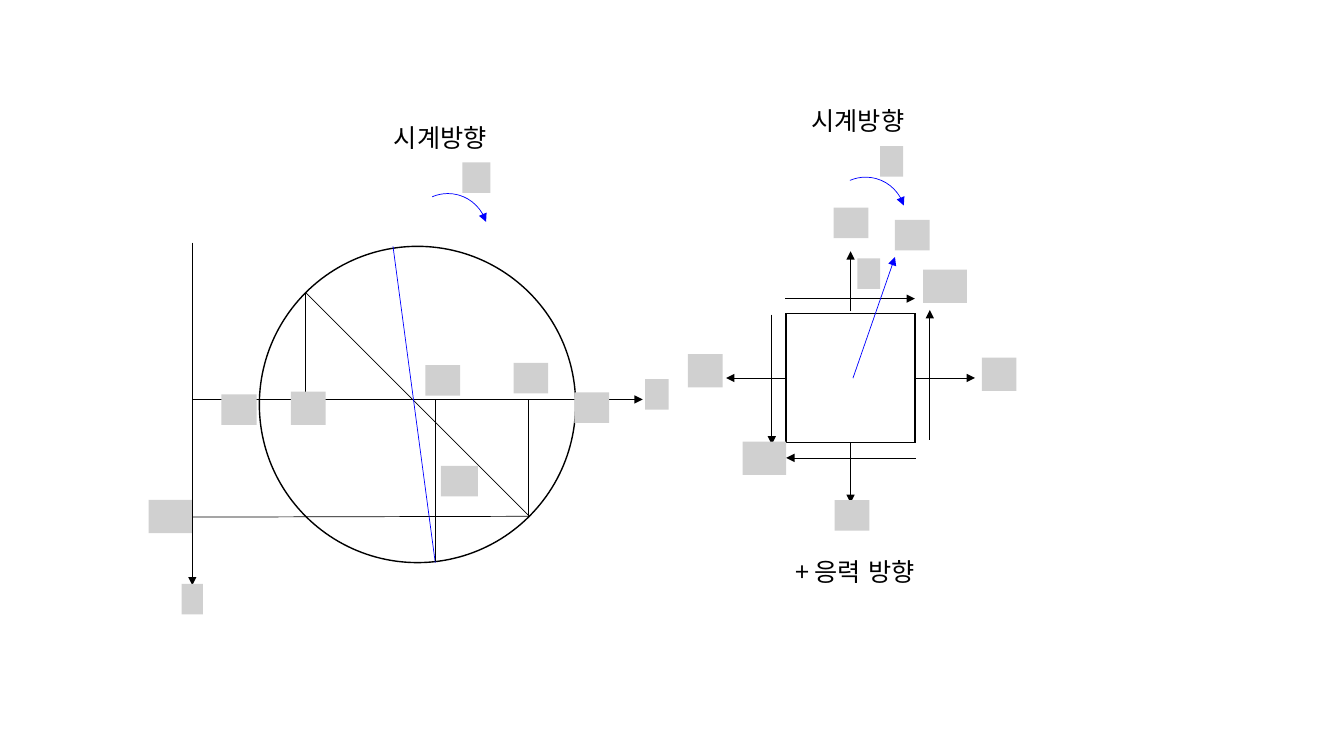
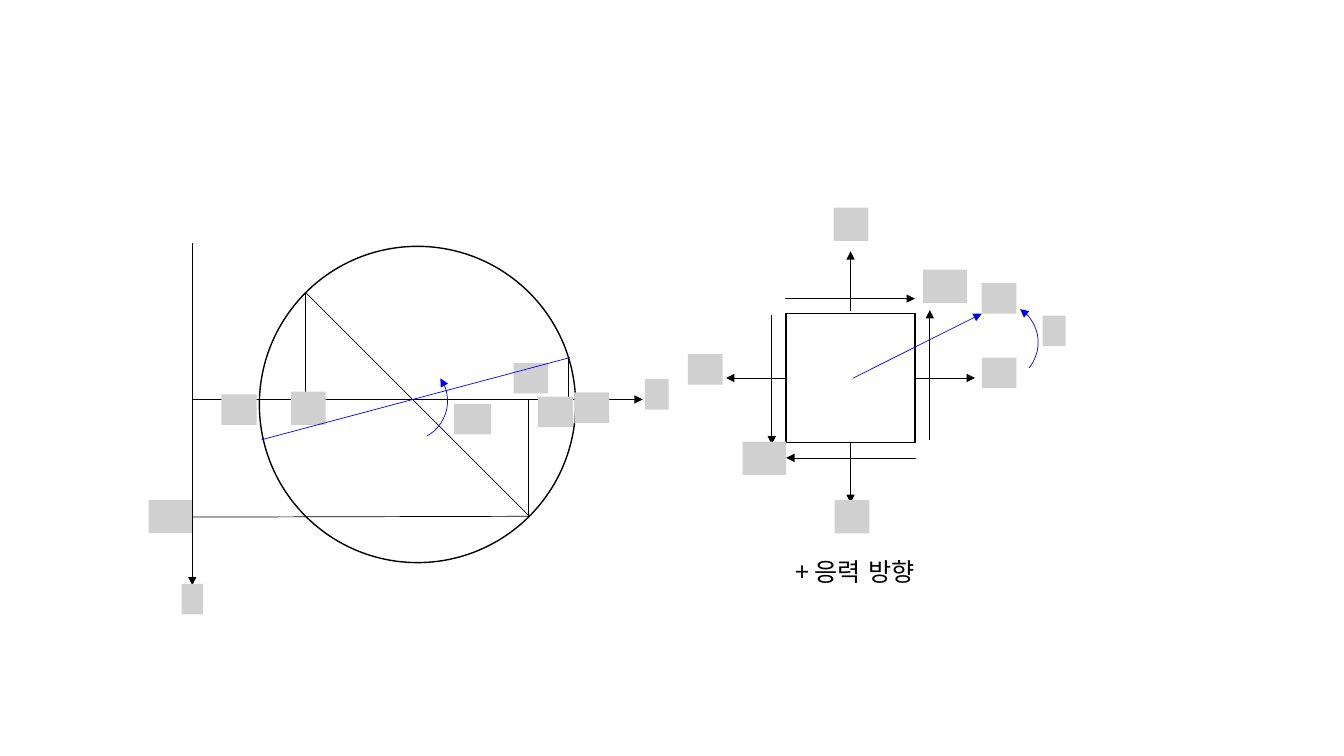
Before and after one commit to wonho13/work, a slide deck: slide 2 of 기술사/PE/그림.pptx. Drawn at 1344x756 pixels with LibreOffice and Linux fonts; fonts in the diff are those of the drawing; grey boxes stand for pictures. Boxes give left, top, right and bottom in pixels: in the first picture for what was removed or moved away, otherwise in the second. Text is boxed around its words. In the diff, an @@ line names an element or a change of style, - is before the commit and + after.

```diff
--- a/기술사/PE/그림.pptx
+++ b/기술사/PE/그림.pptx
@@ text removed at (x1=812, y1=109, x2=905, y2=132) @@
-시계방향
@@ text removed at (x1=394, y1=126, x2=487, y2=149) @@
-시계방향
@@ picture removed at (x1=880, y1=146, x2=903, y2=176) @@
@@ picture removed at (x1=463, y1=162, x2=491, y2=193) @@
@@ picture removed at (x1=895, y1=220, x2=930, y2=250) @@
@@ picture removed at (x1=857, y1=258, x2=880, y2=288) @@
@@ arc (boxed as its full ellipse) at (x1=942, y1=288, x2=1054, y2=399): rotation 0 to 56 degrees @@
@@ picture added at (x1=982, y1=283, x2=1016, y2=314) @@
@@ arrow moved from (853, 378) - (895, 257) to (853, 378) - (982, 314) @@
@@ picture added at (x1=1043, y1=316, x2=1066, y2=346) @@
@@ line moved from (393, 246) - (436, 563) to (262, 440) - (570, 358) @@
@@ arc (boxed as its full ellipse) at (x1=359, y1=355, x2=455, y2=449): rotation 0 to 78 degrees @@
@@ line moved from (436, 399) - (436, 561) to (569, 358) - (569, 399) @@
@@ picture removed at (x1=425, y1=365, x2=460, y2=395) @@
@@ picture added at (x1=455, y1=404, x2=492, y2=435) @@
@@ picture added at (x1=538, y1=396, x2=573, y2=426) @@
@@ picture removed at (x1=441, y1=466, x2=478, y2=496) @@
```
Also in this commit, not shown: 5 slides added, 6 other files.
